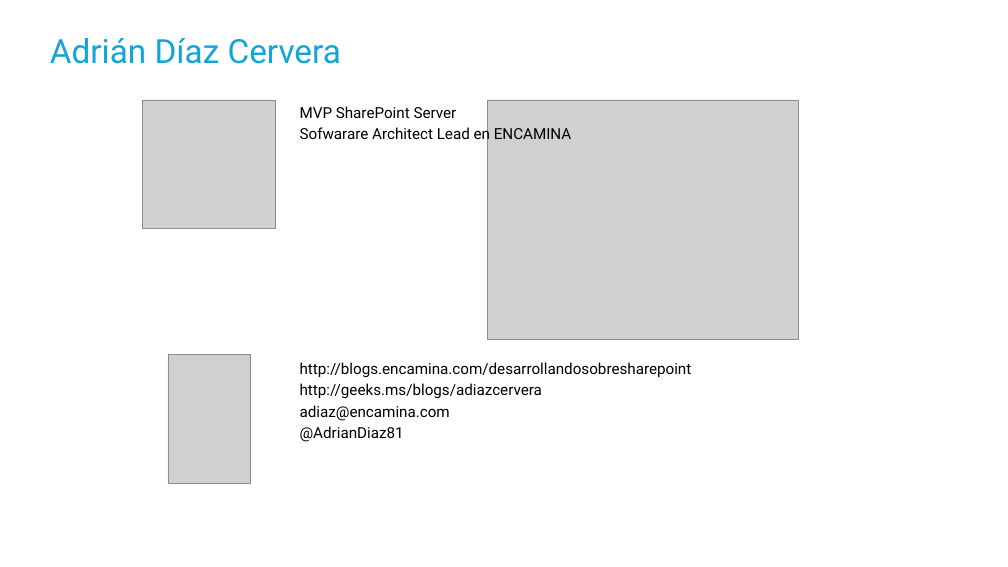
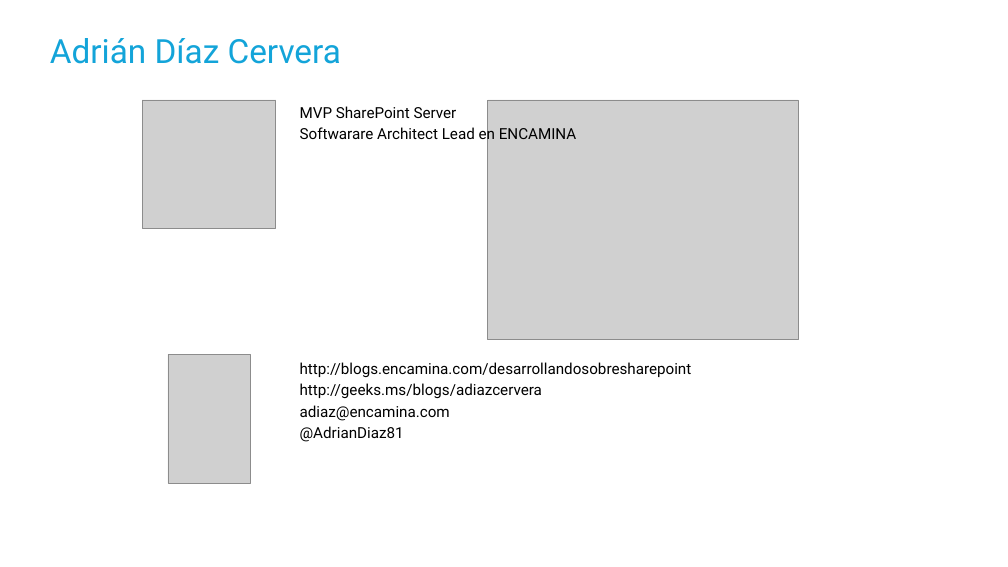
Before and after one commit to Encamina/AdeccoFormacion, a slide deck: slide 2 of ReactJS/01-Typescript/PPT/Typescript.pptx. Drawn at 1008x567 pixels with LibreOffice and Linux fonts; fonts in the diff are those of the drawing; grey boxes stand for pictures; background and template pictures are left out. Boxes give left, top, right and bottom in pixels: in the first picture for what was removed or moved away, otherwise in the second. Text is boxed around its words. In the diff, an @@ line names an element or a change of style, - is before the commit and + after.

Commit message:
change ppt
.

```diff
--- a/ReactJS/01-Typescript/PPT/Typescript.pptx
+++ b/ReactJS/01-Typescript/PPT/Typescript.pptx
@@ text at <box>300,126,577,144</box>: text changed @@
-  Sofwarare Architect Lead en ENCAMINA
+  Softwarare Architect Lead en ENCAMINA
```
